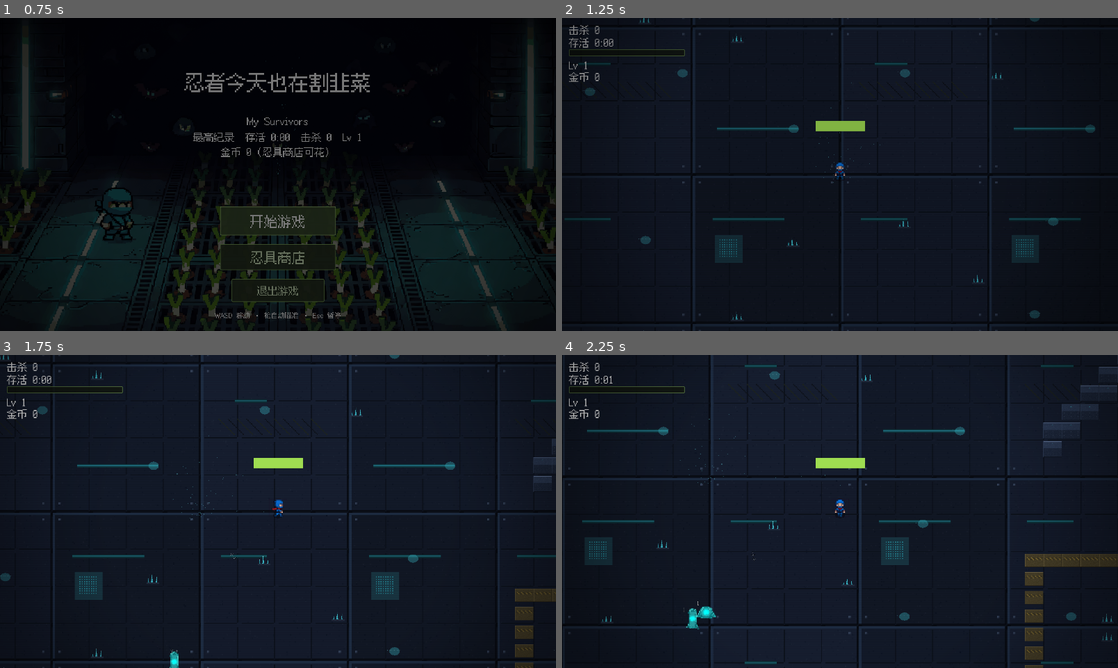
Above: before the commit, frames 1-4 (two rows, left to right).
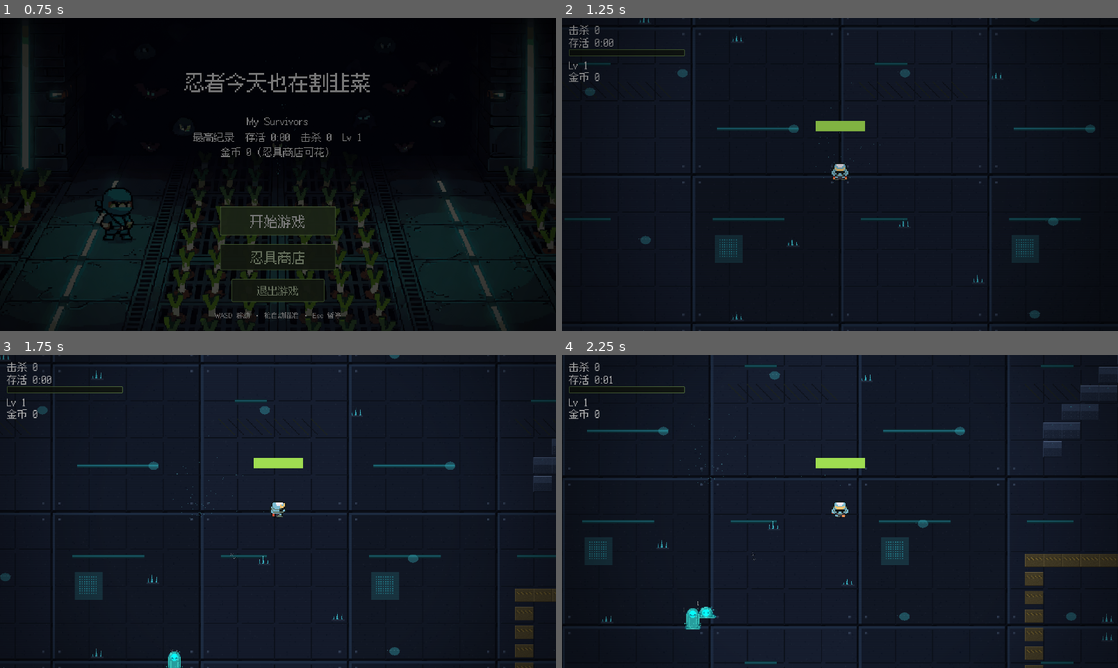
Above: after the commit, the same moments.

Repository: dkvkvk/my-survivors
Game: Godot game, scene res://main_menu.tscn
Same seed, same stepped clock (60 frames per second), same inputs: the game is played once before the commit and once after it. Sound files missing from this copy of the repository are replaced by a short silence.
Inputs:
- Up to frame 1 (0.75 s): click "开始游戏" at 0.5 s
- Up to frame 2 (1.25 s): no input
- Up to frame 3 (1.75 s): tap Enter at 1.25 s; hold D (move_right) from 1.28 s (still down); tap R at 1.35 s
- Up to frame 4 (2.25 s): release D (move_right) at 2.03 s; hold S (move_down) from 2.03 s (still down); tap R at 2.1 s

Frame 1 is identical in both runs. In frame 2, 0.1% of the frame differs, in the area x 48-52%, y 46-52%; in frame 3, 0.2%; in frame 4, 0.3%, in the area x 22-52%, y 46-88%.

Commit message:
新史莱姆贴图 + 恢复原版忍者动画 + 升级卡图标槽
- 史莱姆换用户重新生成的两帧（拉伸/压扁对比更明显）
- 忍者恢复 Ninja Adventure 原版四向行走表（AI 表帧间差异不足，走路观感差）
- 升级三选一卡片加图标槽位：8 张卡挂 icon 路径，无贴图自动隐藏，
  等图标表生成后放入 assets/ui/ 即生效

Diff:
--- a/hero.gd
+++ b/hero.gd
@@ -4,7 +4,7 @@
 ## 自动读取父节点（Player）的速度，按主轴方向播放四向走路/待机动画。
 ## 物理与碰撞仍在 player.tscn 上，这里只负责外观。
 
-const SHEET := preload("res://assets/hero/ninja_sheet.png")
+const SHEET := preload("res://assets/hero/ninja_blue.png")
 const SHADOW := preload("res://assets/hero/shadow.png")
 const FRAME := 16
 # 精灵表列 = 朝向（与素材源码一致：下0 上1 左2 右3；行 0=待机帧，0-3=走路循环）
--- a/level_up_ui.gd
+++ b/level_up_ui.gd
@@ -16,9 +16,17 @@
 	pool.shuffle()
 	choices = pool.slice(0, 3)
 	%Title.text = "★ 升级！选一张强化 ★"
-	$Card0.text = "%s\n%s" % [choices[0]["name"], choices[0]["desc"]]
-	$Card1.text = "%s\n%s" % [choices[1]["name"], choices[1]["desc"]]
-	$Card2.text = "%s\n%s" % [choices[2]["name"], choices[2]["desc"]]
+	for i in 3:
+		var card: Button = get_node("Card%d" % i)
+		card.text = "%s\n%s" % [choices[i]["name"], choices[i]["desc"]]
+		# 卡片图标（P5）：无贴图时隐藏图标槽
+		var icon_slot: TextureRect = get_node("Card%d/Card%dIcon" % [i, i])
+		var icon_path: String = choices[i].get("icon", "")
+		if icon_path != "" and ResourceLoader.exists(icon_path):
+			icon_slot.texture = load(icon_path)
+			icon_slot.show()
+		else:
+			icon_slot.hide()
 	get_tree().paused = true
 	show()
 
--- a/survivors_game.tscn
+++ b/survivors_game.tscn
@@ -284,6 +284,33 @@
 grow_vertical = 2
 theme_override_font_sizes/font_size = 36
 text = "卡"
+[node name="Card2Icon" type="TextureRect" parent="LevelUpUI/Card2" unique_id=97110022]
+modulate = Color(1, 1, 1, 1)
+offset_left = 192.0
+offset_top = 10.0
+offset_right = 248.0
+offset_bottom = 66.0
+mouse_filter = 2
+stretch_mode = 5
+
+[node name="Card1Icon" type="TextureRect" parent="LevelUpUI/Card1" unique_id=97110021]
+modulate = Color(1, 1, 1, 1)
+offset_left = 192.0
+offset_top = 10.0
+offset_right = 248.0
+offset_bottom = 66.0
+mouse_filter = 2
+stretch_mode = 5
+
+[node name="Card0Icon" type="TextureRect" parent="LevelUpUI/Card0" unique_id=97110020]
+modulate = Color(1, 1, 1, 1)
+offset_left = 192.0
+offset_top = 10.0
+offset_right = 248.0
+offset_bottom = 66.0
+mouse_filter = 2
+stretch_mode = 5
+
 
 [node name="Card1" type="Button" parent="LevelUpUI" unique_id=880031713]
 anchors_preset = 8
--- a/upgrades.gd
+++ b/upgrades.gd
@@ -4,12 +4,12 @@
 ## 想加新卡：这里加一条，player.gd 里加一个 match 分支即可。
 
 const LIST := [
-	{"id": "speed", "name": "疾风之靴", "desc": "移动速度 +12%"},
-	{"id": "fire_rate", "name": "灵巧扳机", "desc": "射击速度 +15%"},
-	{"id": "damage", "name": "重装弹药", "desc": "子弹伤害 +1"},
-	{"id": "max_health", "name": "生命祝福", "desc": "最大生命 +25\n并立即恢复 25"},
-	{"id": "magnet", "name": "磁力护符", "desc": "经验拾取范围 +35%"},
-	{"id": "orbit_blade", "name": "环形刀刃", "desc": "一把刀刃环绕自身旋转\n满 5 级后进化为刃风暴"},
-	{"id": "aura", "name": "灼热光环", "desc": "周期灼烧周围敌人\n满 5 级后进化为烈日领域"},
-	{"id": "split_shot", "name": "分裂弹头", "desc": "手枪额外一发扇形散射\n满 5 级后进化为手里剑大师"},
+	{"id": "speed", "icon": "res://assets/ui/card_speed.png", "name": "疾风之靴", "desc": "移动速度 +12%"},
+	{"id": "fire_rate", "icon": "res://assets/ui/card_fire_rate.png", "name": "灵巧扳机", "desc": "射击速度 +15%"},
+	{"id": "damage", "icon": "res://assets/ui/card_damage.png", "name": "重装弹药", "desc": "子弹伤害 +1"},
+	{"id": "max_health", "icon": "res://assets/ui/card_max_health.png", "name": "生命祝福", "desc": "最大生命 +25\n并立即恢复 25"},
+	{"id": "magnet", "icon": "res://assets/ui/card_magnet.png", "name": "磁力护符", "desc": "经验拾取范围 +35%"},
+	{"id": "orbit_blade", "icon": "res://assets/ui/card_orbit_blade.png", "name": "环形刀刃", "desc": "一把刀刃环绕自身旋转\n满 5 级后进化为刃风暴"},
+	{"id": "aura", "icon": "res://assets/ui/card_aura.png", "name": "灼热光环", "desc": "周期灼烧周围敌人\n满 5 级后进化为烈日领域"},
+	{"id": "split_shot", "icon": "res://assets/ui/card_split_shot.png", "name": "分裂弹头", "desc": "手枪额外一发扇形散射\n满 5 级后进化为手里剑大师"},
 ]
Binary file added: assets/hero/ninja_blue.png
Not shown, changed: assets/hero/ninja_blue.png.import
Binary file removed: assets/hero/ninja_sheet.png
Binary file changed: assets/mobs/mech_slime_0.png
Binary file changed: assets/mobs/mech_slime_1.png
